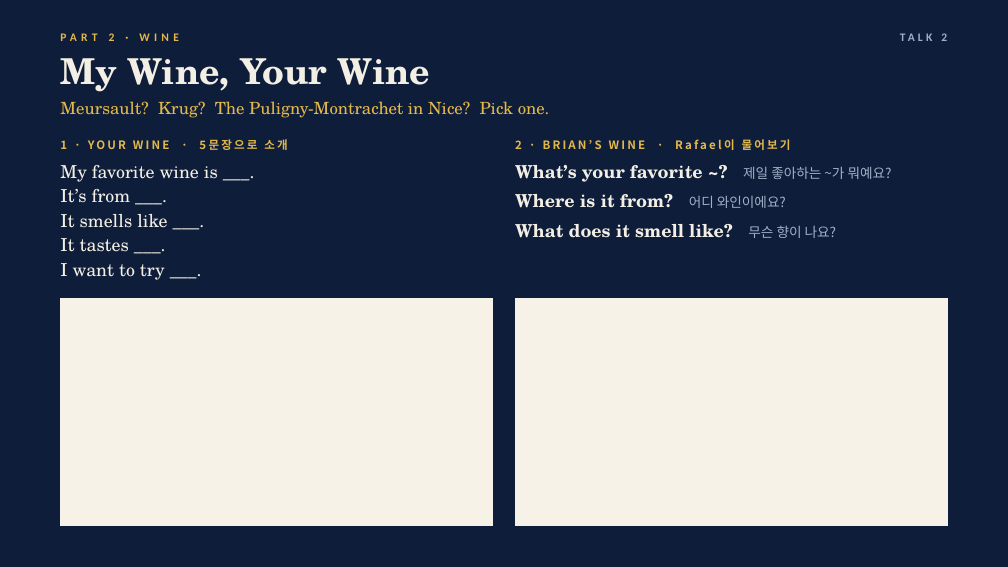
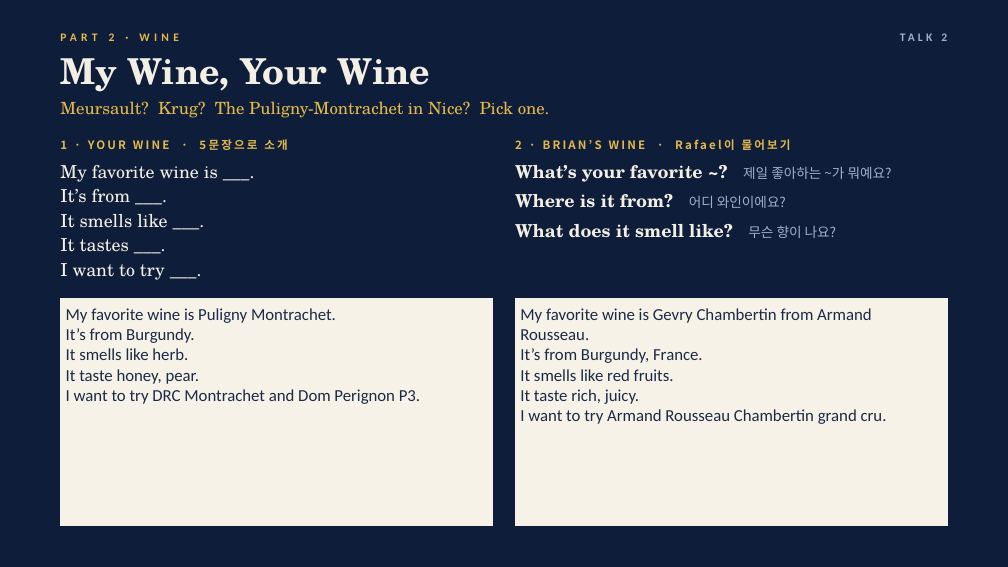
Before and after one commit to briankim-84/dea-m8q3, a slide deck: slide 7 of rafael-p6k2/Rafael_Class2_This_or_That.pptx. Drawn at 1008x567 pixels with LibreOffice and Linux fonts; fonts in the diff are those of the drawing. Boxes give left, top, right and bottom in pixels: in the first picture for what was removed or moved away, otherwise in the second. Text is boxed around its words. In the diff, an @@ line names an element or a change of style, - is before the commit and + after.

```diff
--- a/rafael-p6k2/Rafael_Class2_This_or_That.pptx
+++ b/rafael-p6k2/Rafael_Class2_This_or_That.pptx
@@ text in rectangle at (66,308,420,404): text added @@
+My favorite wine is Puligny Montrachet.
+It’s from Burgundy.
+It smells like herb.
+It taste honey, pear.
+I want to try DRC Montrachet and Dom Perignon P3.
@@ text in rectangle at (520,308,887,424): text added @@
+My favorite wine is Gevry Chambertin from Armand Rousseau.
+It’s from Burgundy, France.
+It smells like red fruits.
+It taste rich, juicy.
+I want to try Armand Rousseau Chambertin grand cru.
```
Also in this commit, not shown: 4 other slides changed, 12 other files.
